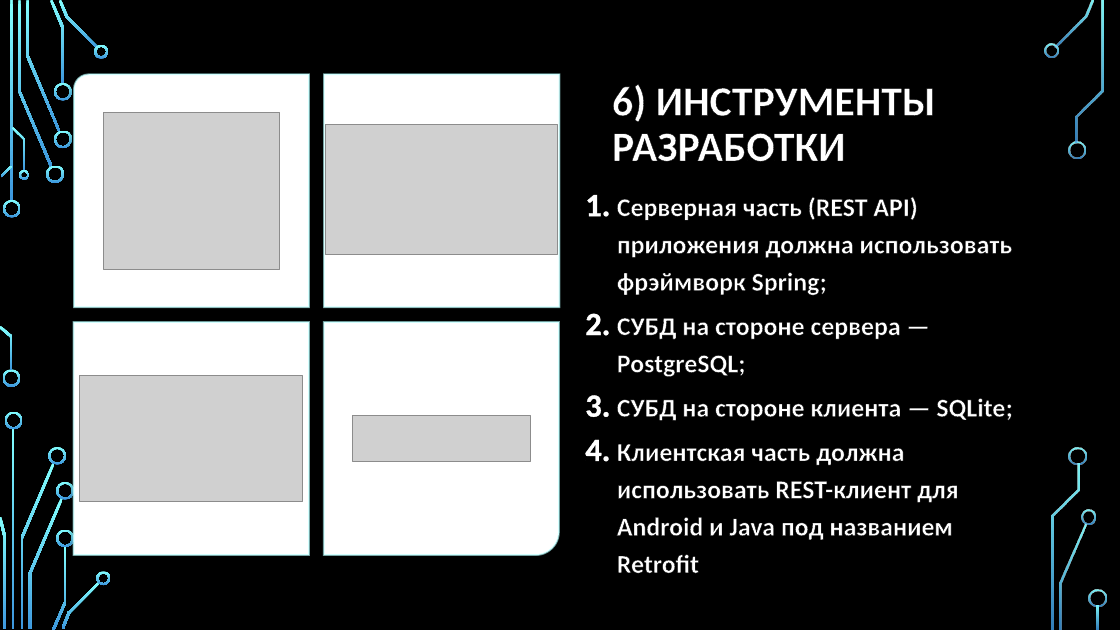
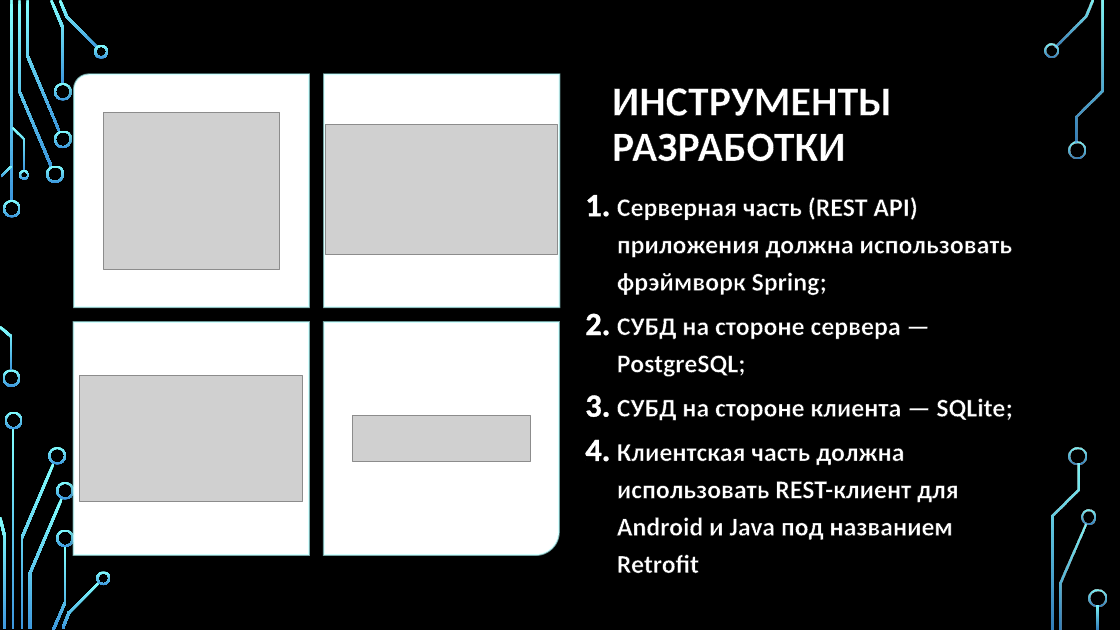
Before and after one commit to Ruslan-Far/docs-graduate-work, a slide deck: slide 6 of Фархетдинов - Презентация по ВКР.pptx. Drawn at 1120x630 pixels with LibreOffice and Linux fonts; fonts in the diff are those of the drawing; grey boxes stand for pictures; background and template pictures are left out. Boxes give left, top, right and bottom in pixels: in the first picture for what was removed or moved away, otherwise in the second. Text is boxed around its words. In the diff, an @@ line names an element or a change of style, - is before the commit and + after.

```diff
--- a/Фархетдинов - Презентация по ВКР.pptx
+++ b/Фархетдинов - Презентация по ВКР.pptx
@@ title at (612, 88, 892, 162): text changed @@
-6) ИНСТРУМЕНТЫ РАЗРАБОТКИ
+ИНСТРУМЕНТЫ РАЗРАБОТКИ
```
Also in this commit, not shown: 4 other slides changed, 1 other file.
